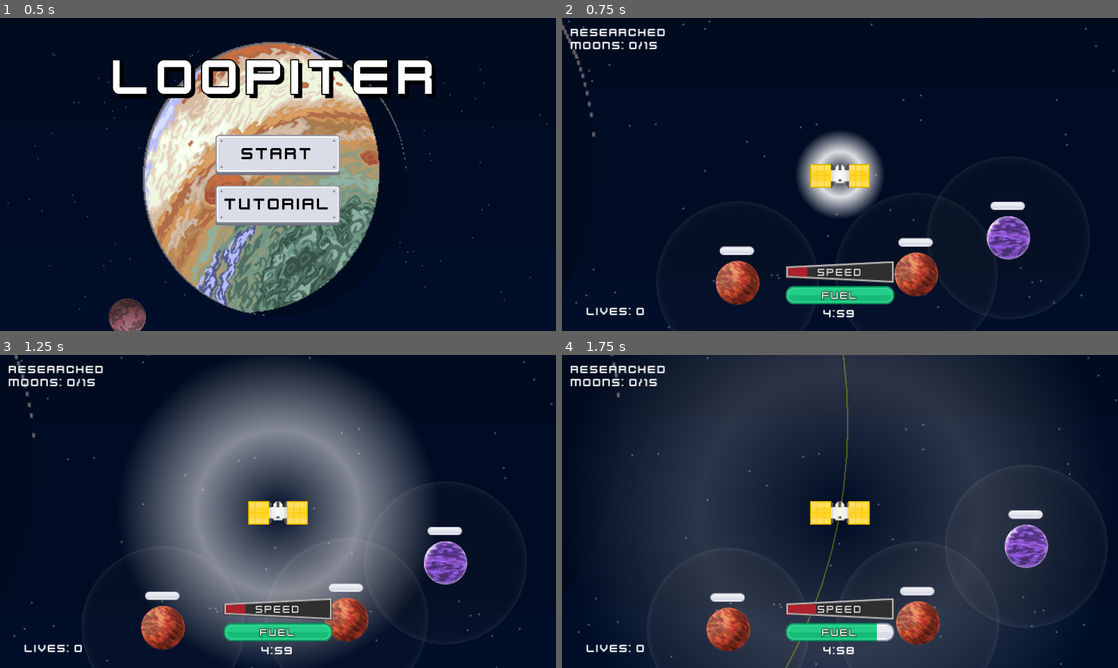
Above: before the commit, frames 1-4 (two rows, left to right).
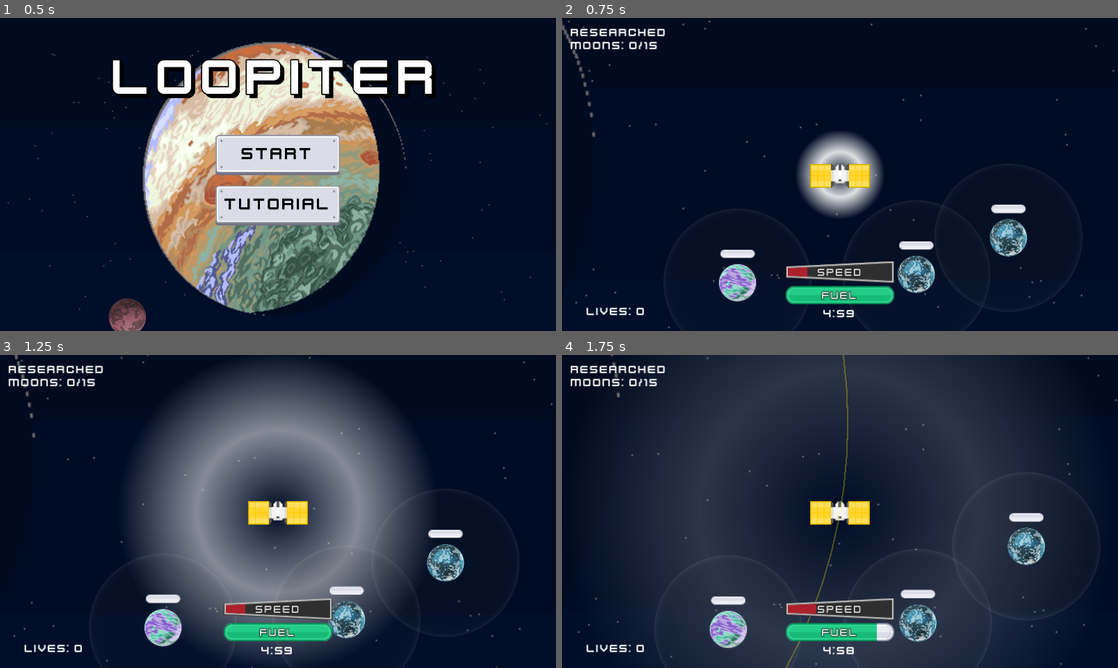
Above: after the commit, the same moments.

Repository: ThreeChooseOne/loopiter
Game: Godot game, scene res://root_scene.tscn
Same seed, same stepped clock (60 frames per second), same inputs: the game is played once before the commit and once after it.
Inputs:
- Up to frame 1 (0.5 s): no input
- Up to frame 2 (0.75 s): click "Start" at 0.5 s
- Up to frame 3 (1.25 s): no input
- Up to frame 4 (1.75 s): tap Enter at 1.25 s; hold Up from 1.28 s (still down); tap I at 1.35 s

Frame 1 is identical in both runs. In frame 2, 3.1% of the frame differs, in the area x 27-85%, y 56-96%; in frame 3, 3.0%; in frame 4, 3.1%.

Commit message:
Split player, moon and body (#50)
* Split player, moon and body

* space

* Fix number and math

* Remove unused

Diff:
--- a/core/base_orbit.tscn
+++ /dev/null
@@ -1,9 +0,0 @@
-[gd_scene load_steps=3 format=3 uid="uid://ce5stmv5u0gq8"]
-
-[ext_resource type="Script" uid="uid://bxlbjj0ht5opg" path="res://core/base_orbit.gd" id="1_fi3r2"]
-
-[sub_resource type="Curve2D" id="Curve2D_5x0sw"]
-
-[node name="BaseOrbit" type="Path2D"]
-curve = SubResource("Curve2D_5x0sw")
-script = ExtResource("1_fi3r2")
--- /dev/null
+++ b/core/moon.gd
@@ -0,0 +1,127 @@
+class_name MoonBody extends OrbitingBody
+
+const RESEARCH_ON_MODULATION = Color(1.0, 1.0, 1.0, 0.2)
+const RESEARCH_OFF_MODULATION = Color(0.8, 0.8, 0.8, 0.1)
+const INDICATOR_MAX_SIZE = 100.0
+const INDICATOR_MIN_SIZE = 26.0
+
+const ALL_SPRITES = [
+	preload("res://assets/planets/planet00.png"),
+	preload("res://assets/planets/planet01.png"),
+	preload("res://assets/planets/planet02.png"),
+	preload("res://assets/planets/planet03.png"),
+	preload("res://assets/planets/planet04.png"),
+	preload("res://assets/planets/planet05.png"),
+	preload("res://assets/planets/planet07.png"),
+	preload("res://assets/planets/planet08.png"),
+	preload("res://assets/planets/planet09.png"),
+]
+
+var is_research_complete: bool = false
+var is_habitable: bool = false
+var player_in_research_range: bool = false
+var current_research_player: OrbitingBody = null
+
+signal research_area_entered(moon: MoonBody)
+signal research_area_exited(moon: MoonBody)
+signal research_completed(moon: MoonBody)
+signal player_crash_mode_reset
+
+@onready var research_timer: Timer = %ResearchTimer
+@onready var reset_timer: Timer = %ResetTimer
+@onready var moon_sprite: Sprite2D = %MoonSprite
+@onready var range_indicator: Sprite2D = %RangeIndicator
+@onready var research_bar: TextureProgressBar = %ResearchBar
+
+func set_random_sprite() -> void:
+	moon_sprite.texture = ALL_SPRITES[randi() % ALL_SPRITES.size()]
+
+func _on_area_entered(area):
+	# Only the player can interact with this collision area (mask: layer 1)
+	var player: OrbitingBody = area.get_parent()
+	print("Player crashed into moon!")
+	research_timer.paused = true
+	player.explode()
+
+func _on_area_exited(area):
+	# Only the player can interact with this collision area (mask: layer 1)
+	var player: OrbitingBody = area.get_parent()
+	print("Player uncrashed into moon!")
+	research_timer.paused = false
+	player_crash_mode_reset.emit()
+
+# Research area event handlers
+func _on_research_area_entered(area):
+	# Only the player can interact with this collision area (mask: layer 1)
+	var player: OrbitingBody = area.get_parent()
+	print("Player entered research range of moon!")
+	reset_timer.stop()
+	if not player_in_research_range:
+		current_research_player = player
+		player_in_research_range = true
+		start_research_collection()
+		research_area_entered.emit(player)
+		range_indicator.modulate = RESEARCH_ON_MODULATION
+
+func _on_research_area_exited(area):
+	# Only the player can interact with this collision area (mask: layer 1)
+	var player: OrbitingBody = area.get_parent()
+	print("Player left research range of moon!")
+	reset_timer.start()
+
+func start_research_collection():
+	if research_bar.value < research_bar.max_value:
+		print("Starting research collection timer...")
+		research_timer.start()
+
+func stop_research_collection():
+	print("Stopping research collection timer...")
+	research_timer.stop()
+
+func _on_reset_timer_timeout():
+	reset_timer.stop()
+	print("Grace period ended!")
+	player_in_research_range = false
+	current_research_player = null
+	stop_research_collection()
+	range_indicator.modulate = RESEARCH_OFF_MODULATION
+
+func _on_research_timer_timeout():
+	if player_in_research_range and research_bar.value < research_bar.max_value:
+		research_bar.value += 1
+		print("Research progress: ", research_bar.value, "/", research_bar.max_value)
+
+		# Check if research is complete
+		if research_bar.value >= research_bar.max_value:
+			print("Research complete for this moon!")
+			complete_research()
+		else:
+			# Continue collecting if player still in range
+			research_timer.start()
+
+func complete_research():
+	if not is_research_complete:
+		is_research_complete = true
+		stop_research_collection()
+		research_completed.emit(self)  # Emit the signal
+		print("Moon ", name, " research completed - signal emitted")
+
+func make_habitable():
+	is_habitable = true
+	print("Moon ", name, " is now marked as HABITABLE!")
+	if moon_sprite:
+		moon_sprite.modulate = Color.GREEN
+
+func _process(delta: float) -> void:
+	super._process(delta)
+	if !research_timer.is_stopped():
+		queue_redraw()
+
+func _draw() -> void:
+	if !research_timer.is_stopped():
+		var ratio = research_timer.time_left / research_timer.wait_time
+		var radius = lerp(INDICATOR_MIN_SIZE, INDICATOR_MAX_SIZE, ratio)
+		if research_timer.paused:
+			draw_circle(Vector2.ZERO, radius, Color.DARK_RED, false, 1.0)
+		else:
+			draw_circle(Vector2.ZERO, radius, Color.GHOST_WHITE, false, 1.0)
--- /dev/null
+++ b/core/moon.tscn
@@ -0,0 +1,66 @@
+[gd_scene load_steps=8 format=3 uid="uid://ce5stmv5u0gq8"]
+
+[ext_resource type="Texture2D" uid="uid://bj1m013tqxbw6" path="res://assets/planets/planet00.png" id="1_044tf"]
+[ext_resource type="Script" uid="uid://dshgntyx3fb1x" path="res://core/moon.gd" id="1_os458"]
+[ext_resource type="Texture2D" uid="uid://dgk12erf83fbs" path="res://assets/light5.png" id="2_s00qm"]
+[ext_resource type="Texture2D" uid="uid://cko1c37bawhm0" path="res://assets/tank.svg" id="4_meg8r"]
+[ext_resource type="Texture2D" uid="uid://61ssauhjp5ex" path="res://assets/fuel.svg" id="5_qtekx"]
+
+[sub_resource type="CircleShape2D" id="CircleShape2D_g2wd8"]
+radius = 100.0
+
+[sub_resource type="CircleShape2D" id="CircleShape2D_044tf"]
+radius = 26.0
+
+[node name="MoonBody" type="PathFollow2D"]
+script = ExtResource("1_os458")
+metadata/_custom_type_script = "uid://jyfubykokonk"
+
+[node name="ResearchTimer" type="Timer" parent="."]
+unique_name_in_owner = true
+wait_time = 5.0
+
+[node name="ResetTimer" type="Timer" parent="."]
+unique_name_in_owner = true
+wait_time = 0.1
+
+[node name="ResearchArea" type="Area2D" parent="."]
+collision_layer = 4
+
+[node name="RangeIndicator" type="Sprite2D" parent="ResearchArea"]
+unique_name_in_owner = true
+modulate = Color(0.8, 0.8, 0.8, 0.0980392)
+scale = Vector2(0.2, 0.2)
+texture = ExtResource("2_s00qm")
+
+[node name="CollisionShape2D" type="CollisionShape2D" parent="ResearchArea"]
+shape = SubResource("CircleShape2D_g2wd8")
+
+[node name="MoonSprite" type="Sprite2D" parent="."]
+unique_name_in_owner = true
+scale = Vector2(0.05, 0.05)
+texture = ExtResource("1_044tf")
+
+[node name="CollisionArea" type="Area2D" parent="."]
+collision_layer = 2
+
+[node name="CollisionShape2D" type="CollisionShape2D" parent="CollisionArea"]
+shape = SubResource("CircleShape2D_044tf")
+
+[node name="ResearchBar" type="TextureProgressBar" parent="."]
+unique_name_in_owner = true
+offset_left = 24.0
+offset_top = -34.0
+offset_right = 120.0
+offset_bottom = 6.0
+scale = Vector2(-0.5, -0.5)
+max_value = 3.0
+texture_under = ExtResource("4_meg8r")
+texture_progress = ExtResource("5_qtekx")
+
+[connection signal="timeout" from="ResearchTimer" to="." method="_on_research_timer_timeout"]
+[connection signal="timeout" from="ResetTimer" to="." method="_on_reset_timer_timeout"]
+[connection signal="area_entered" from="ResearchArea" to="." method="_on_research_area_entered"]
+[connection signal="area_exited" from="ResearchArea" to="." method="_on_research_area_exited"]
+[connection signal="area_entered" from="CollisionArea" to="." method="_on_area_entered"]
+[connection signal="area_exited" from="CollisionArea" to="." method="_on_area_exited"]
--- a/core/orbiting_body.gd
+++ b/core/orbiting_body.gd
@@ -1,278 +1,9 @@
 class_name OrbitingBody extends PathFollow2D
 
-# Signals for collision events
-signal body_collided(body)
-signal area_collided(area)
-signal research_area_entered(body)
-signal research_area_exited(body)
-signal research_completed(moon: OrbitingBody)
-signal player_crashed
-signal player_crash_mode_reset
-
 @export var speed: int = 100
-
-@export var planet_size: Vector2 = Vector2(75.0, 75.0)
-@export var research_range_multiplier: float = 3.0  # How much bigger research area is
-var is_research_complete: bool = false
-var is_habitable: bool = false
-
-# TODO: repeated code, move both copies somewhere else
-var planets = [
-	preload("res://assets/planets/planet00.png"),
-	preload("res://assets/planets/planet01.png"),
-	preload("res://assets/planets/planet02.png"),
-	preload("res://assets/planets/planet03.png"),
-	preload("res://assets/planets/planet04.png"),
-	preload("res://assets/planets/planet05.png"),
-	preload("res://assets/planets/planet07.png"),
-	preload("res://assets/planets/planet08.png"),
-	preload("res://assets/planets/planet09.png"),
-]
-var range_texture = preload("res://assets/light5.png")
-
-var research: TextureProgressBar
-var research_area: Area2D
-var research_shape: CollisionShape2D
-
-var collision_area: Area2D
-var collision_shape: CollisionShape2D
-
-var planet_sprite: Sprite2D
-var range_idicator: Sprite2D
-
-
-# Research collection system
-var research_timer: Timer
-var reset_timer: Timer
-var player_in_research_range: bool = false
-var current_research_player: OrbitingBody = null
-const RESEARCH_INTERVAL: float = 5.0  # 5 seconds per research point
-const RESET_INTERVAL: float = 0.1 # 100 ms grace perioud to reenter research zone
 
 func _init():
 	rotates = false
 
-func init_random_planet() -> void:
-	# Create the main collision area first
-	collision_area = Area2D.new()
-	add_child(collision_area)
-
-	# Create sprite as child of collision area
-	planet_sprite = Sprite2D.new()
-	var random_planet_png = planets[randi() % planets.size()]
-	planet_sprite.texture = random_planet_png
-	var texture_size = planet_sprite.texture.get_size()
-	var scale_factor = Vector2(planet_size.x / texture_size.x, planet_size.y / texture_size.y)
-	planet_sprite.scale = scale_factor
-	collision_area.add_child(planet_sprite)
-
-	# Create collision shape for direct collision
-	collision_shape = CollisionShape2D.new()
-	var circle_shape = CircleShape2D.new()
-	# Use the larger dimension for collision status
-	var collision_radius = max(planet_size.x, planet_size.y) / 2.0
-	circle_shape.radius = collision_radius
-	collision_shape.shape = circle_shape
-	collision_area.add_child(collision_shape)
-
-	# Create research collection area
-	research_area = Area2D.new()
-	research_area.name = "ResearchArea"
-	add_child(research_area)
-
-	# Create research collection shape
-	research_shape = CollisionShape2D.new()
-	var research_circle = CircleShape2D.new()
-	# Needs to be larger than collision radius
-	research_circle.radius = collision_radius * research_range_multiplier
-	research_shape.shape = research_circle
-	research_area.add_child(research_shape)
-
-	# Create range indicator sprite
-	range_idicator = Sprite2D.new()
-	range_idicator.texture = range_texture
-	var circle_size = range_idicator.texture.get_size()
-	var scale = Vector2(research_circle.radius*2, research_circle.radius*2) / circle_size
-	range_idicator.scale = scale
-	range_idicator.modulate = Color(0.8, 0.8, 0.8, 0.1)
-	range_idicator.z_index = -1
-	research_area.add_child(range_idicator)
-
-	# Set up collision detection
-	setup_collision_detection()
-
-	# Set up research timer
-	setup_research_system()
-
-	# Create research progress bar (stays as direct child of PathFollow2D)
-	research = TextureProgressBar.new()
-	research.texture_under = preload("res://assets/tank.svg")
-	research.texture_progress = preload("res://assets/fuel.svg")
-	research.set_position(Vector2(-25, -50))
-	research.scale = Vector2(.5, .5)
-	research.min_value = 0
-	research.max_value = 3
-	research.step = 1
-	research.value = 0
-	add_child(research)
-
-func setup_collision_detection():
-	if collision_area:
-		# Connect collision signals
-		collision_area.body_entered.connect(_on_body_entered)
-		collision_area.body_exited.connect(_on_body_exited)
-		collision_area.area_entered.connect(_on_area_entered)
-		collision_area.area_exited.connect(_on_area_exited)
-	if research_area:
-		# Connect research area signals
-		research_area.area_entered.connect(_on_research_area_entered)
-		research_area.area_exited.connect(_on_research_area_exited)
-
-func setup_research_system():
-	# Create timer for research collection
-	research_timer = Timer.new()
-	research_timer.wait_time = RESEARCH_INTERVAL
-	research_timer.timeout.connect(_on_research_timer_timeout)
-	add_child(research_timer)
-
-	reset_timer = Timer.new()
-	reset_timer.wait_time = RESET_INTERVAL
-	reset_timer.timeout.connect(_on_reset_timer_timeout)
-	add_child(reset_timer)
-
-func is_the_player() -> bool:
-	return false
-
-# Direct collision event handlers
-func _on_body_entered(body):
-	print("Moon collision with body: ", body.name)
-	body_collided.emit(body)
-
-func _on_body_exited(body):
-	print("Moon stopped colliding with body: ", body.name)
-
-func _on_area_entered(area):
-	print("Moon collision with area: ", area.name)
-	area_collided.emit(area)
-
-	# Check if it's another OrbitingBody
-	var other_orbiting_body: OrbitingBody = area.get_parent()
-	if other_orbiting_body.is_the_player():
-		print("Player crashed into moon!")
-		research_timer.paused = true
-		other_orbiting_body.explode()
-
-func _on_area_exited(area):
-	print("Moon stopped colliding with area: ", area.name)
-	var other_orbiting_body: OrbitingBody = area.get_parent()
-	if other_orbiting_body.is_the_player():
-		print("Player uncrashed into moon!")
-		research_timer.paused = false
-		player_crash_mode_reset.emit()
-
-# Research area event handlers
-func _on_research_area_entered(area):
-	# Check if it's the player's collision area
-	var potential_player: OrbitingBody = area.get_parent()
-	if potential_player.is_the_player():
-		print("Player entered research range of moon!")
-		reset_timer.stop()
-		if not player_in_research_range:
-			current_research_player = potential_player
-			player_in_research_range = true
-			start_research_collection()
-			research_area_entered.emit(potential_player)
-			range_idicator.modulate = Color(1, 1, 1, 0.2)
-
-func _on_research_area_exited(area):
-	# Check if it's the player leaving
-	var potential_player: OrbitingBody = area.get_parent()
-	if potential_player.is_the_player():
-		print("Player left research range of moon!")
-		reset_timer.start()
-
-func start_research_collection():
-	if research.value < research.max_value:
-		print("Starting research collection timer...")
-		research_timer.start()
-
-func stop_research_collection():
-	print("Stopping research collection timer...")
-	research_timer.stop()
-
-func _on_reset_timer_timeout():
-	reset_timer.stop()
-	print("Grace period ended!")
-	player_in_research_range = false
-	current_research_player = null
-	stop_research_collection()
-	#research_area_exited.emit(potential_player)
-	range_idicator.modulate = Color(0.8, 0.8, 0.8, 0.1)
-
-func _on_research_timer_timeout():
-	if player_in_research_range and research.value < research.max_value:
-		research.value += 1
-		print("Research progress: ", research.value, "/", research.max_value)
-
-		# Check if research is complete
-		if research.value >= research.max_value:
-			print("Research complete for this moon!")
-			complete_research()
-		else:
-			# Continue collecting if player still in range
-			research_timer.start()
-
-func complete_research():
-	if not is_research_complete:
-		is_research_complete = true
-		stop_research_collection()
-		research_completed.emit(self)  # Emit the signal
-		print("Moon ", name, " research completed - signal emitted")
-
-func make_habitable():
-	is_habitable = true
-	print("Moon ", name, " is now marked as HABITABLE!")
-
-	if planet_sprite:
-		planet_sprite.modulate = Color.GREEN
-
-
 func _process(delta: float) -> void:
 	progress += speed * delta
-
-	if research_timer:
-		queue_redraw()
-
-func _draw() -> void:
-	if research_timer and !research_timer.is_stopped():
-		var planet_radius = planet_size.x/2.0
-		var research_max_radius = planet_radius * research_range_multiplier
-		var ratio = research_timer.time_left / RESEARCH_INTERVAL
-		var radius = lerp(planet_radius, research_max_radius, ratio)
-		if research_timer.paused:
-			draw_circle(Vector2.ZERO, radius, Color.DARK_RED, false, 1.0)
-		else:
-			draw_circle(Vector2.ZERO, radius, Color.GHOST_WHITE, false, 1.0)
-
-# Helper methods for external access
-func get_collision_area() -> Area2D:
-	return collision_area
-
-func get_research_area() -> Area2D:
-	return research_area
-
-func set_collision_layer(layer: int):
-	if collision_area:
-		collision_area.collision_layer = layer
-
-func set_collision_mask(mask: int):
-	if collision_area:
-		collision_area.collision_mask = mask
-
-func set_research_collision_layer(layer: int):
-	if research_area:
-		research_area.collision_layer = layer
-
-func set_research_collision_mask(mask: int):
-	if research_area:
-		research_area.collision_mask = mask
--- a/core/player.tscn
+++ b/core/player.tscn
@@ -55,6 +55,7 @@
 metadata/_custom_type_script = "uid://jyfubykokonk"
 
 [node name="Area2D" type="Area2D" parent="."]
+collision_mask = 6
 
 [node name="PlayerSprite" type="Sprite2D" parent="Area2D"]
 unique_name_in_owner = true
--- a/core/player_body.gd
+++ b/core/player_body.gd
@@ -1,14 +1,12 @@
 class_name PlayerBody extends OrbitingBody
 
+signal player_crashed
 
 func explode():
 	%PlayerSprite.visible = false
 	%Explosion.visible = true
 	%Explosion/Timer.start()
 
-func is_the_player() -> bool:
-	return true
-
 func _on_explostion_timer_timeout() -> void:
 	%Explosion.visible = false
 	%PlayerSprite.visible = true
--- a/main.gd
+++ b/main.gd
@@ -26,9 +26,6 @@
 const MAX_RANDOM_MOON_OFFSET := 0.05	# Moon positions are jittered within this range
 
 # Research settings
-const PLAYER_COLLISION_LAYER := 1
-const MOON_COLLISION_LAYER := 2
-const RESEARCH_COLLISION_LAYER := 4
 const HABITABLE_CHANCE_PER_COMPLETION := 100.0 / TOTAL_MOONS
 
 # Controls settings
@@ -38,7 +35,8 @@
 const PLAYER_MAX_SPEED: int = 300
 const PLAYER_MIN_SPEED: int = 50
 
-const PLAYER_SCENE = preload("res://core/player.tscn")
+const PLAYER_SCENE: PackedScene = preload("res://core/player.tscn")
+const MOON_SCENE: PackedScene = preload("res://core/moon.tscn")
 
 var orbits: Array[BaseOrbit] = []
 var player: OrbitingBody
@@ -136,17 +134,9 @@
 
 
 func setup_collision_system():
-	player.set_collision_layer(PLAYER_COLLISION_LAYER)  # Player layer
-	# Can collide with moon layer (2) and research layer (4)
-	player.set_collision_mask(MOON_COLLISION_LAYER + RESEARCH_COLLISION_LAYER)
 	player.player_crashed.connect(handle_player_crash.bind(PlayerCollisionState.PLAYER_IN_COLLISION))
 
 	for moon in all_moons:
-		moon.set_collision_layer(MOON_COLLISION_LAYER) # Moon layer
-		moon.set_collision_mask(PLAYER_COLLISION_LAYER) # Can collide with player layer
-		# Set up research area layers
-		moon.set_research_collision_layer(RESEARCH_COLLISION_LAYER) # Research area layer
-		moon.set_research_collision_mask(PLAYER_COLLISION_LAYER) # Can detect player layer
 		# Connect collision signals
 		moon.player_crash_mode_reset.connect(handle_player_crash.bind(PlayerCollisionState.PLAYER_NOT_IN_COLLISION))
 		moon.research_completed.connect(_on_moon_research_completed)
@@ -176,9 +166,9 @@
 
 func create_moon(orbit_index: int, moon_index: int, orbit_speed: int) -> OrbitingBody:
 	# Create and configure a single moon
-	var moon = OrbitingBody.new()
+	var moon: MoonBody = MOON_SCENE.instantiate()
 	moon.name = "Moon_" + str(orbit_index) + "_" + str(moon_index)
-	moon.init_random_planet()
+	moon.call_deferred("set_random_sprite")
 
 	# Set the moon's speed to match its orbit
 	moon.speed = orbit_speed
--- a/main.tscn
+++ b/main.tscn
@@ -198,6 +198,7 @@
 
 [node name="GameOverLabel" type="RichTextLabel" parent="PlayerCamera/Panel/CenterContainer/Conainer"]
 unique_name_in_owner = true
+visible = false
 layout_mode = 2
 theme_override_colors/default_color = Color(0.960784, 0.286275, 0.152941, 1)
 theme_override_colors/font_outline_color = Color(0, 0, 0, 1)
Not shown, added: core/moon.gd.uid
Not shown: 1 places in main.tscn that only renumber resources
